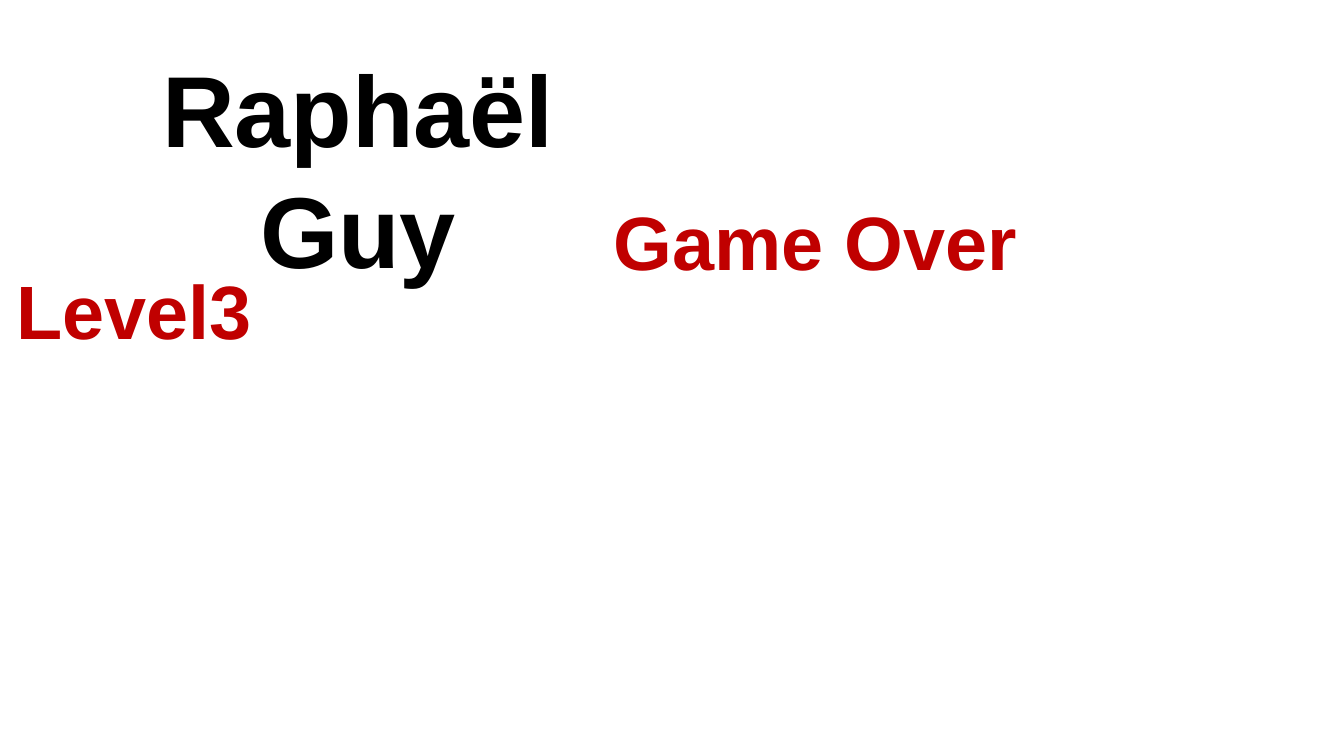
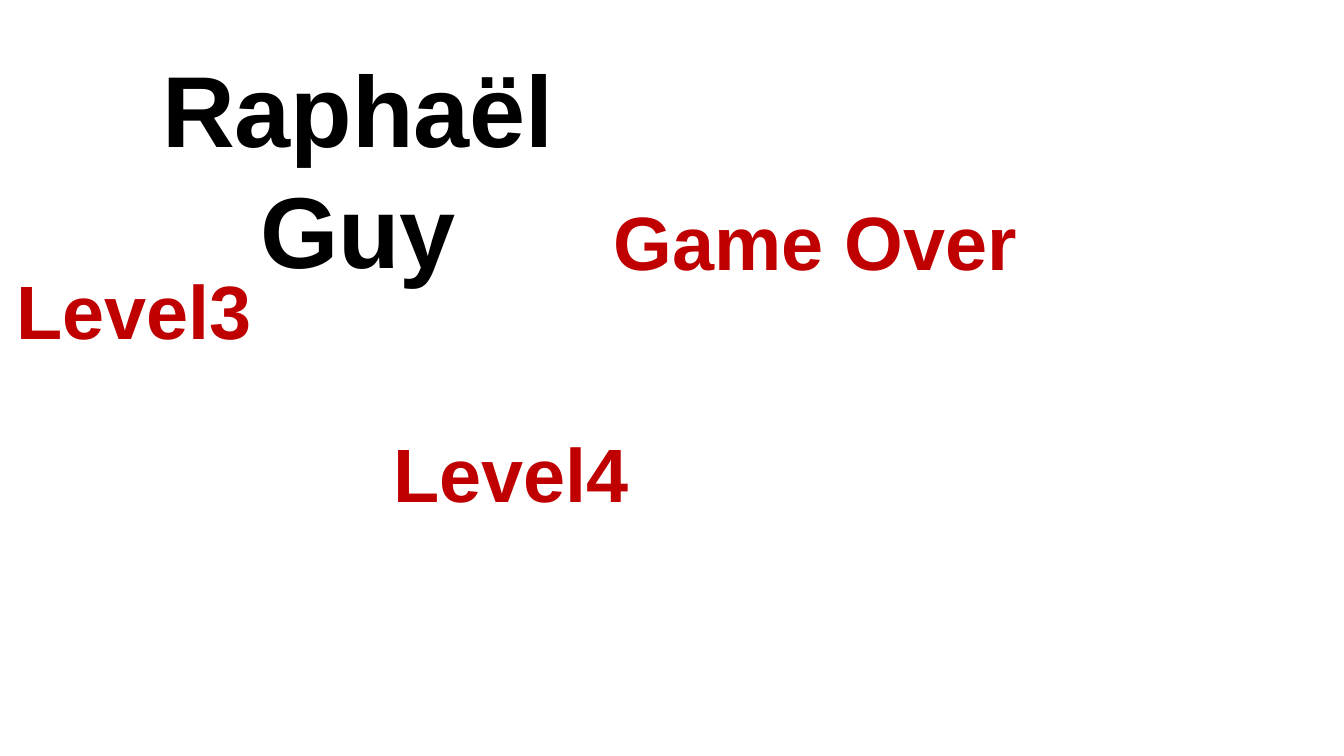
Before and after one commit to SachsA/RedRunner, a slide deck: slide 10 of Presentation_3DGB_RedRunner.pptx. Drawn at 1344x756 pixels with LibreOffice and Linux fonts; fonts in the diff are those of the drawing; background and template pictures are left out. Boxes give left, top, right and bottom in pixels: in the first picture for what was removed or moved away, otherwise in the second. Text is boxed around its words. In the diff, an @@ line names an element or a change of style, - is before the commit and + after.

Commit message:
Update presentation add level4 for raphael

```diff
--- a/Presentation_3DGB_RedRunner.pptx
+++ b/Presentation_3DGB_RedRunner.pptx
@@ text added at bbox=[393, 447, 628, 503], 54 pt, text #C00000, bold @@
+Level4
```
